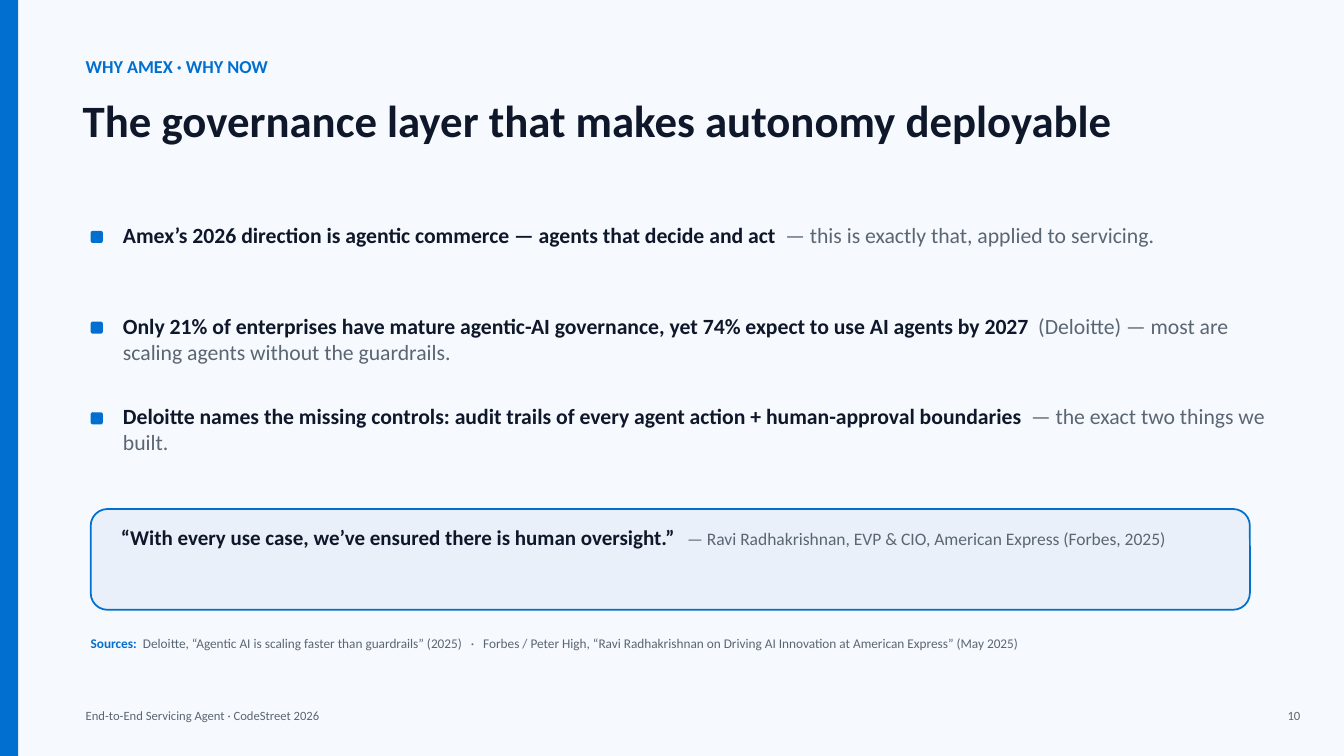
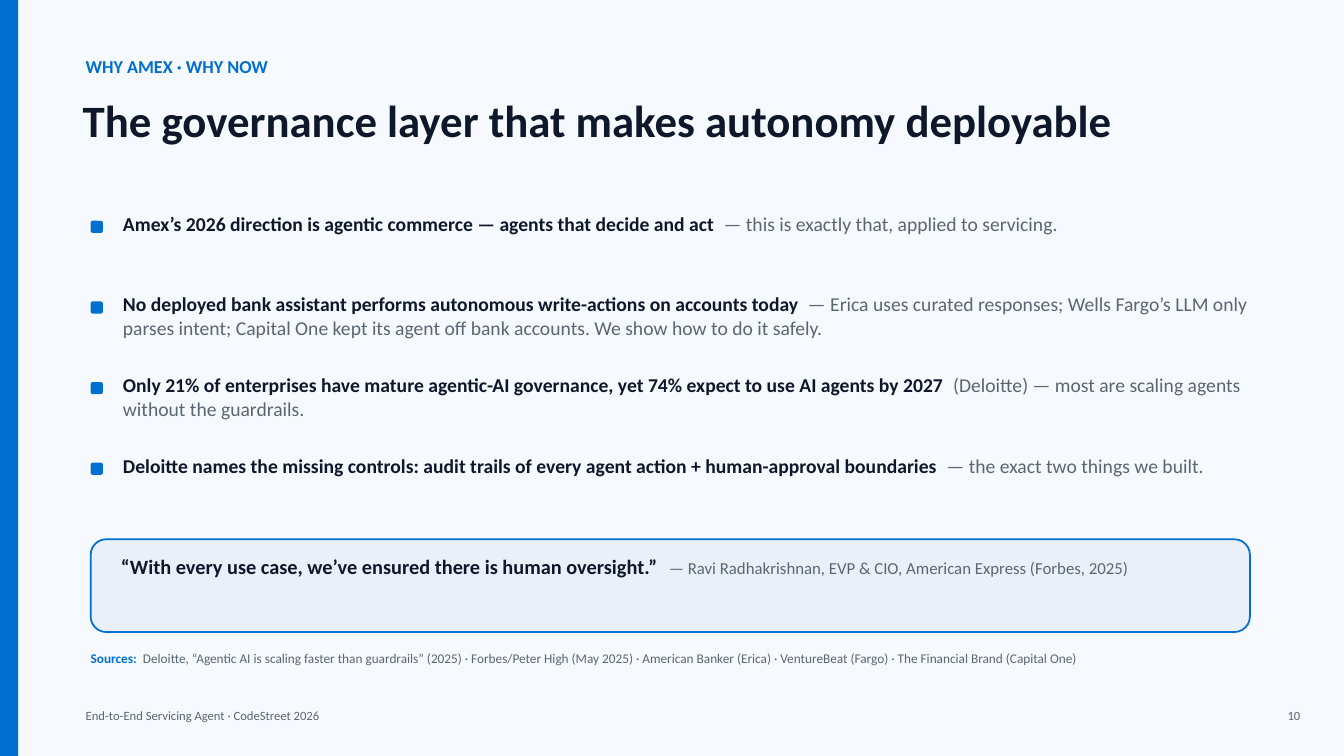
Before and after one commit to VaibhavDangaich/Codestreet_2026, a slide deck: slide 10 of deck/CodeStreet2026_Servicing_Agent.pptx. Drawn at 1344x756 pixels with LibreOffice and Linux fonts; fonts in the diff are those of the drawing. Boxes give left, top, right and bottom in pixels: in the first picture for what was removed or moved away, otherwise in the second. Text is boxed around its words. In the diff, an @@ line names an element or a change of style, - is before the commit and + after.

```diff
--- a/deck/CodeStreet2026_Servicing_Agent.pptx
+++ b/deck/CodeStreet2026_Servicing_Agent.pptx
@@ rounded rectangle: place and size @@
-rounded rectangle at (91,231,103,243)
+rounded rectangle at (91,221,103,233)
@@ text "Amex’s 2026 direction is agentic ...": place and size @@
-text "Amex’s 2026 direction is agentic ..." at (123,227,1154,247)
+text "Amex’s 2026 direction is agentic ..." at (123,217,1057,235)
@@ text added at (123,297,1247,339), 14 pt, text #5B6673 @@
+No deployed bank assistant performs autonomous write-actions on accounts today — Erica uses curated responses; Wells Fargo’s LLM only parses intent; Capital One kept its agent off bank accounts. We show how to do it safely.
@@ rounded rectangle: place and size @@
-rounded rectangle at (91,322,103,334)
+rounded rectangle at (91,301,103,314)
@@ rounded rectangle: place and size @@
-rounded rectangle at (91,412,103,424)
+rounded rectangle at (91,382,103,394)
@@ size 15.5 to 14 pt in 3 elements at (123,217,1057,235), (123,459,1203,477), (123,378,1241,420) @@
@@ text "Only 21% of enterprises have ...": place and size @@
-text "Only 21% of enterprises have ..." at (123,318,1228,364)
+text "Only 21% of enterprises have ..." at (123,378,1241,420)
@@ rounded rectangle added at (91,463,103,475), fill #016FD0 @@
@@ text "Deloitte names the missing controls: ...": place and size @@
-text "Deloitte names the missing controls: ..." at (123,408,1264,450)
+text "Deloitte names the missing controls: ..." at (123,459,1203,477)
@@ rounded rectangle: place and size @@
-rounded rectangle at (91,509,1250,610)
+rounded rectangle at (91,539,1250,632)
@@ text "“With every use case, we’ve ...": place and size @@
-text "“With every use case, we’ve ..." at (121,529,1166,549)
+text "“With every use case, we’ve ..." at (121,559,1128,578)
@@ text "“With every use case, we’ve ..." at (121,559,1128,578): size 15 to 14.5 pt in "“With every use case, we’ve ensured there ..."; size 12.5 to 12 pt in "— Ravi Radhakrishnan, EVP & CIO, American ..." @@
@@ text at (91,653,1076,665): text changed @@
-Sources: Deloitte, “Agentic AI is scaling faster than guardrails” (2025) · Forbes / Peter High, “Ravi Radhakrishnan on Driving AI Innovation at American Express” (May 2025)
+Sources: Deloitte, “Agentic AI is scaling faster than guardrails” (2025) · Forbes/Peter High (May 2025) · American Banker (Erica) · VentureBeat (Fargo) · The Financial Brand (Capital One)
```
Also in this commit, not shown: 1 other slide changed, 5 other files.
